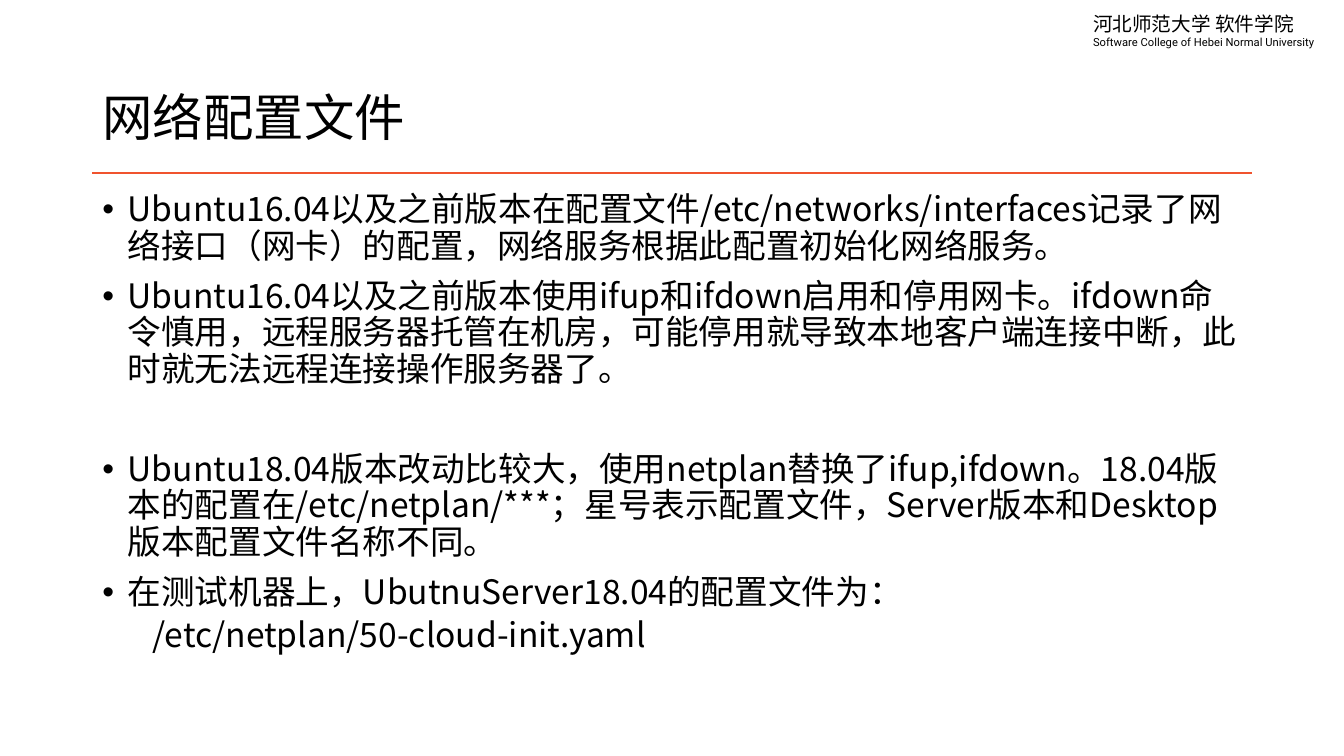
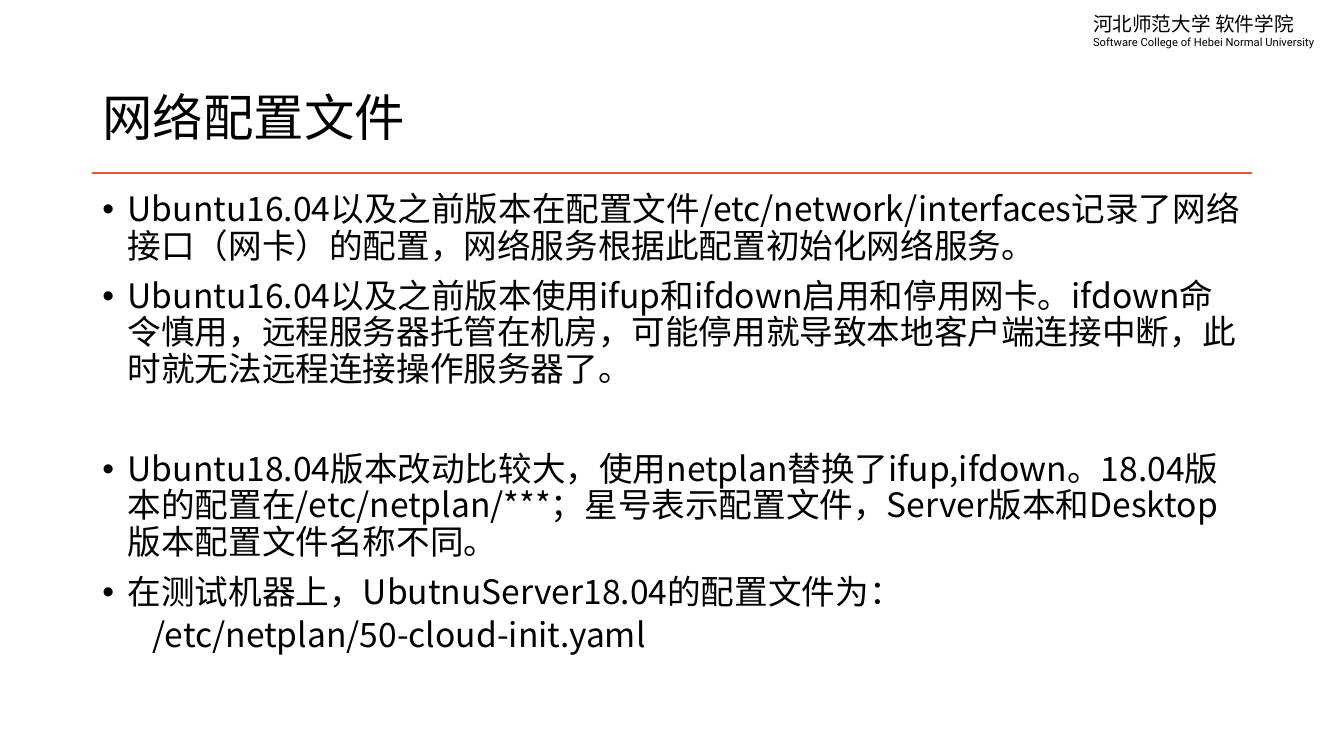
Before and after one commit to edu2act/course-linux-system, a slide deck: slide 7 of materials/slides/ch10-network.pptx. Drawn at 1344x756 pixels with LibreOffice and Linux fonts; fonts in the diff are those of the drawing. Boxes give left, top, right and bottom in pixels: in the first picture for what was removed or moved away, otherwise in the second. Text is boxed around its words. In the diff, an @@ line names an element or a change of style, - is before the commit and + after.

```diff
--- a/materials/slides/ch10-network.pptx
+++ b/materials/slides/ch10-network.pptx
@@ text at (x1=128, y1=192, x2=1240, y2=262): text changed @@
-• Ubuntu16.04以及之前版本在配置文件/etc/networks/interfaces记录了网络接口（网卡）的配置，网络服务根据此配置初始化网络服务。
+• Ubuntu16.04以及之前版本在配置文件/etc/network/interfaces记录了网络接口（网卡）的配置，网络服务根据此配置初始化网络服务。
```
Also in this commit, not shown: 3 other slides changed, 9 other files.
